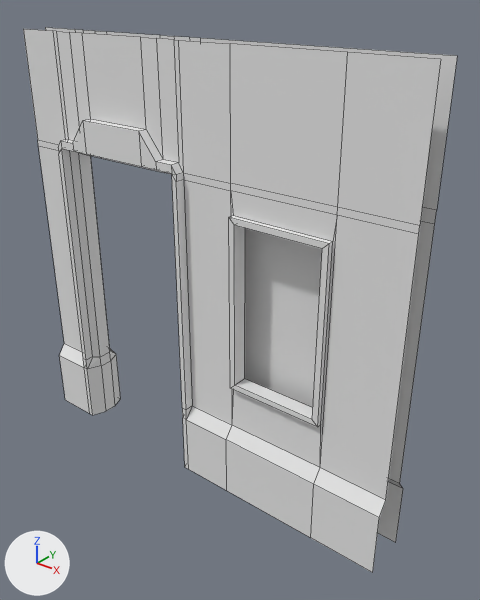
Two versions of the Blender file Blender Moderls/Level 5 Abandoned station/L5_ShopDoor.blend, one commit apart.
Camera for both pictures: a camera (50 mm lens) standing at (1.81, -2.0, 2.21) and looking at (0.15, 0.08, 0.93). Lighting does not change. The marker at lower left points along +X, +Y and +Z. Mesh edges are drawn as thin lines.

The older version as bpy lines, for what is in view:
```python
me_l5_shopdoor = bpy.data.meshes.new('L5_ShopDoor')
me_l5_shopdoor.from_pydata(...)  # 164 vertices, 172 faces; spans x -0.601..0.042, y -0.045..0.045, z 0.0..1.468
me_l5_shopdoor.materials.append(mat_l5_shopdoorm)  # white #e7e7e7
me_l5_shopdoorframe = bpy.data.meshes.new('L5_ShopDoorFrame')
me_l5_shopdoorframe.from_pydata(...)  # 168 vertices, 140 faces; spans x -1.0..1.0, y -0.1..0.1, z 0.0..2.0
me_l5_shopdoorframe.materials.append(mat_l5_shopdoorm)  # white #e7e7e7
ob_l5_shopdoor = bpy.data.objects.new('L5_ShopDoor', me_l5_shopdoor)
ob_l5_shopdoor.location = (-0.128, 0.0, 0.0)
ob_l5_shopdoor.hide_viewport = True
ob_l5_shopdoorframe = bpy.data.objects.new('L5_ShopDoorFrame', me_l5_shopdoorframe)
ob_l5_shopdoorframe.location = (0.0, 0.0, 0.0)
```
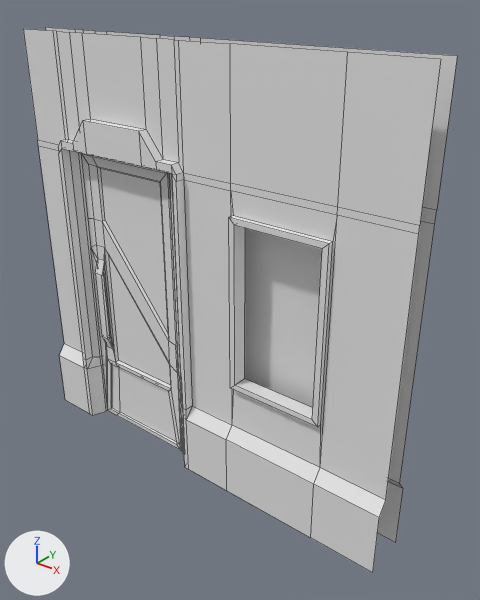
Where the change shows, as pixel boxes [x1, y1, x2, y2] in the pictures (480 x 600 px):
'L5_ShopDoor', shown
    after: [81, 154, 184, 454]

Edits to the bpy script that builds the scene:
```text
Change me_l5_shopdoor:
    where me_l5_shopdoor.from_pydata(...)  # 164 vertices, 172 faces; spans x -0.601..0.042, y -0.045..0.045, z 0.0..1.468
    remove me_l5_shopdoor.materials.append(mat_l5_shopdoorm)  # white #e7e7e7
Change ob_l5_shopdoor:
    remove ob_l5_shopdoor.hide_viewport = True
```
